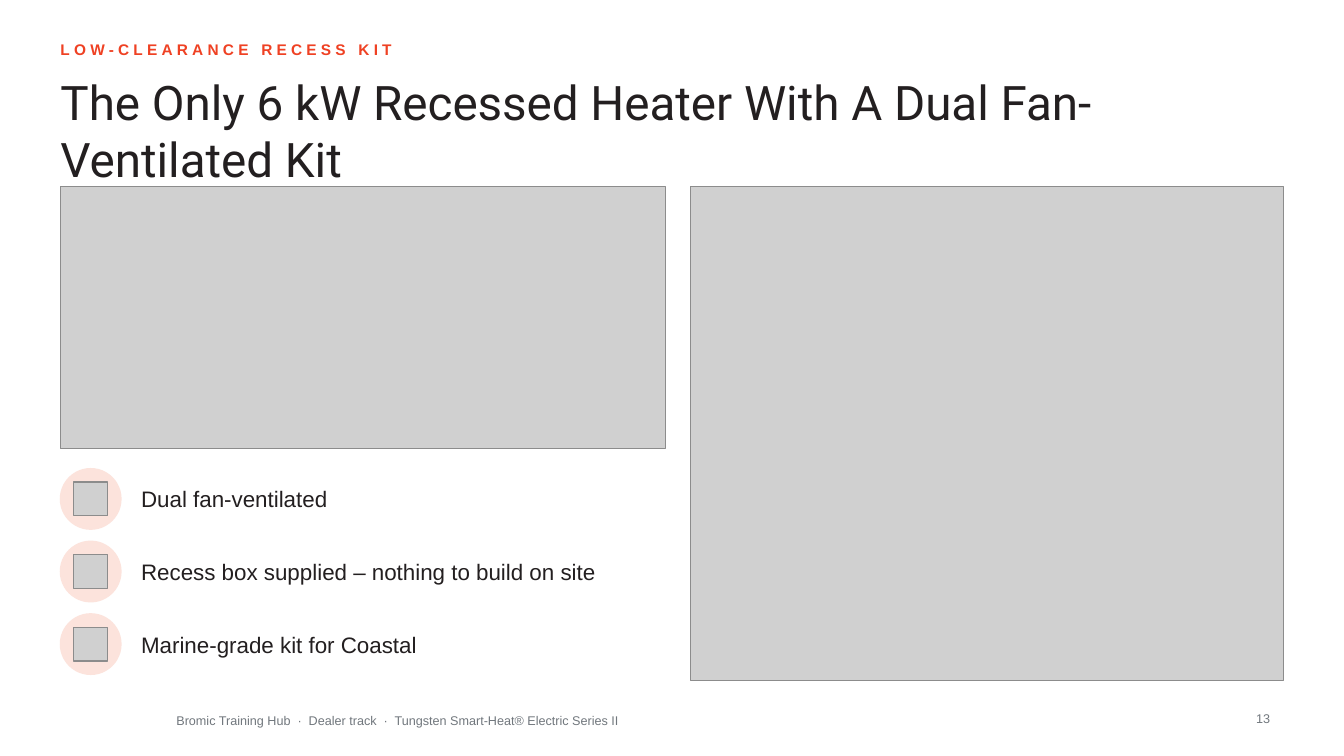
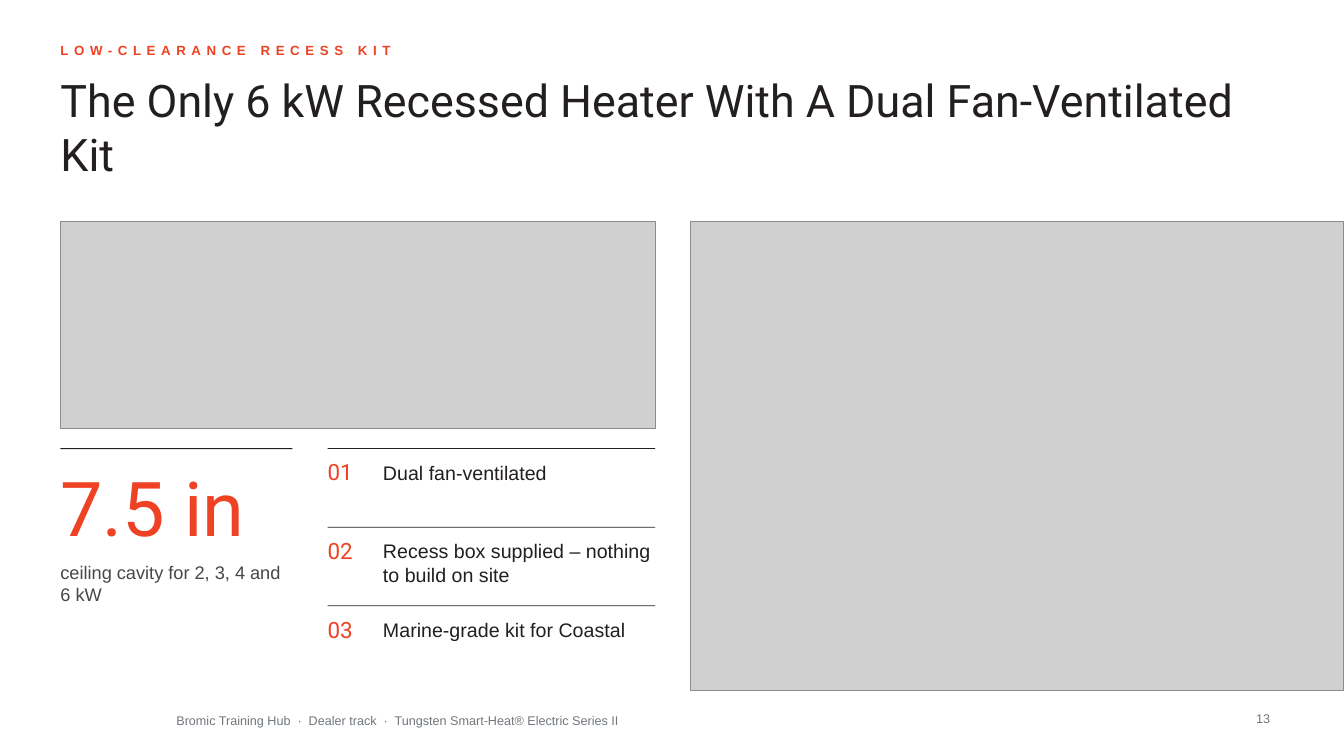
Before and after one commit to aayuvis/Bromic_Marketing, a slide deck: slide 13 of decks/training/out/Bromic-Dealer-Tungsten-Series-II.pptx. Drawn at 1344x756 pixels with LibreOffice and Linux fonts; fonts in the diff are those of the drawing; grey boxes stand for pictures; background and template pictures are left out. Boxes give left, top, right and bottom in pixels: in the first picture for what was removed or moved away, otherwise in the second. Text is boxed around its words. In the diff, an @@ line names an element or a change of style, - is before the commit and + after.

```diff
--- a/decks/training/out/Bromic-Dealer-Tungsten-Series-II.pptx
+++ b/decks/training/out/Bromic-Dealer-Tungsten-Series-II.pptx
@@ text "LOW-CLEARANCE RECESS KIT" at (60, 42, 1069, 71): size 11 to 9.5 pt, letter spacing 3 to 4 pt @@
@@ title "The Only 6 kW Recessed ..." at (60, 83, 1233, 172): size 34 to 32 pt @@
@@ picture: place and size @@
-picture at (60, 187, 665, 449)
+picture at (60, 222, 655, 429)
@@ picture: place and size @@
-picture at (691, 187, 1284, 681)
+picture at (691, 222, 1344, 691)
@@ line added from (60, 449) to (292, 449), #231F20 0.75 pt @@
@@ line added from (328, 449) to (655, 449), #231F20 0.5 pt @@
@@ ellipse removed at (60, 469, 121, 529) @@
@@ text added at (328, 464, 353, 481), 16 pt, text #EF4123 @@
+01
@@ size 16 to 14 pt; vertical alignment middle to top in 3 elements at (383, 543, 650, 583), (383, 622, 626, 641), (383, 465, 547, 480) @@
@@ text "Dual fan-ventilated": place and size @@
-text "Dual fan-ventilated" at (141, 490, 327, 508)
+text "Dual fan-ventilated" at (383, 465, 547, 480)
@@ text added at (60, 481, 244, 537), 54 pt, text #EF4123 @@
+7.5 in
@@ picture removed at (74, 482, 108, 516) @@
@@ line added from (328, 527) to (655, 527), #231F20 0.5 pt @@
@@ text "Recess box supplied – nothing ...": place and size @@
-text "Recess box supplied – nothing ..." at (141, 563, 596, 585)
+text "Recess box supplied – nothing ..." at (383, 543, 650, 583)
@@ ellipse removed at (60, 541, 121, 602) @@
@@ text added at (60, 566, 280, 601), 13 pt, text #4A4546 @@
+ceiling cavity for 2, 3, 4 and 6 kW
@@ picture removed at (74, 555, 108, 589) @@
@@ text added at (328, 543, 353, 560), 16 pt, text #EF4123 @@
+02
@@ ellipse removed at (60, 614, 121, 675) @@
@@ picture removed at (74, 627, 108, 661) @@
@@ line added from (328, 606) to (655, 606), #231F20 0.5 pt @@
@@ text added at (328, 622, 353, 639), 16 pt, text #EF4123 @@
+03
@@ text "Marine-grade kit for Coastal": place and size @@
-text "Marine-grade kit for Coastal" at (141, 636, 417, 658)
+text "Marine-grade kit for Coastal" at (383, 622, 626, 641)
```
Also in this commit, not shown: 23 other slides changed, 59 other files.
